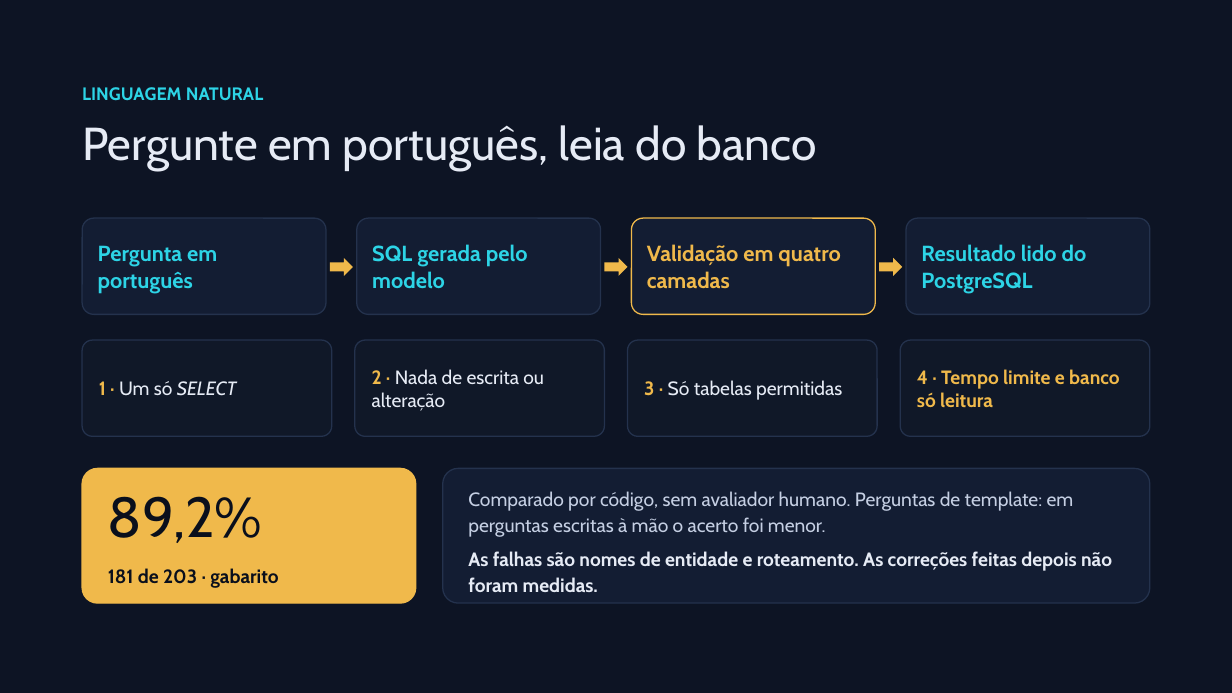
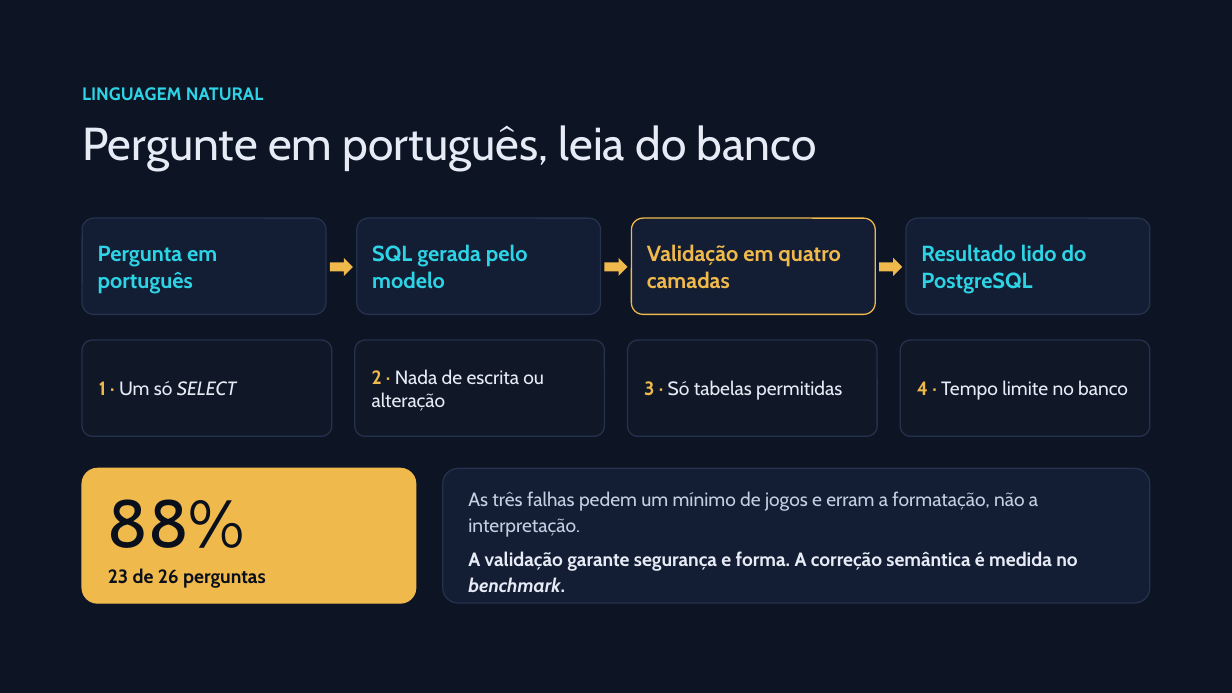
Before and after one commit to tamiosso125/lol-analytics, a slide deck: slide 14 of docs/bellestraiko_defesa_v4.pptx. Drawn at 1232x693 pixels with LibreOffice and Linux fonts; fonts in the diff are those of the drawing. Boxes give left, top, right and bottom in pixels: in the first picture for what was removed or moved away, otherwise in the second. Text is boxed around its words. In the diff, an @@ line names an element or a change of style, - is before the commit and + after.

```diff
--- a/docs/bellestraiko_defesa_v4.pptx
+++ b/docs/bellestraiko_defesa_v4.pptx
@@ text at [917, 380, 1128, 400]: text changed; text colour #F0B94B to #E6EBF5; bold off @@
-4 · Tempo limite e banco só leitura
+4 · Tempo limite no banco
@@ text at [108, 499, 245, 548]: text changed; size 44 to 52 pt @@
-89,2%
+88%
@@ text at [468, 491, 1038, 536]: text changed @@
-Comparado por código, sem avaliador humano. Perguntas de template: em perguntas escritas à mão o acerto foi menor.
+As três falhas pedem um mínimo de jogos e erram a formatação, não a interpretação.
@@ text at [108, 568, 266, 588]: text changed @@
-181 de 203 · gabarito
+23 de 26 perguntas
@@ text at [468, 551, 1077, 592]: text changed @@
-As falhas são nomes de entidade e roteamento. As correções feitas depois não foram medidas.
+A validação garante segurança e forma. A correção semântica é medida no benchmark.
```
Also in this commit, not shown: 6 other slides changed, 1 other file.
